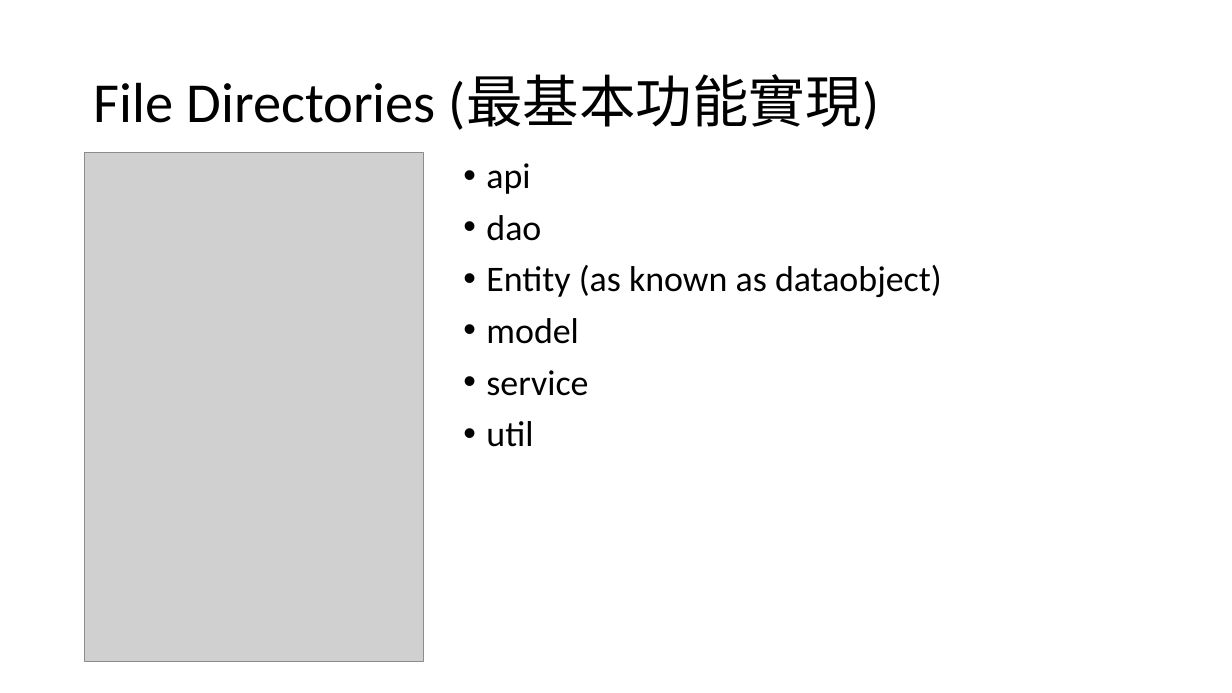
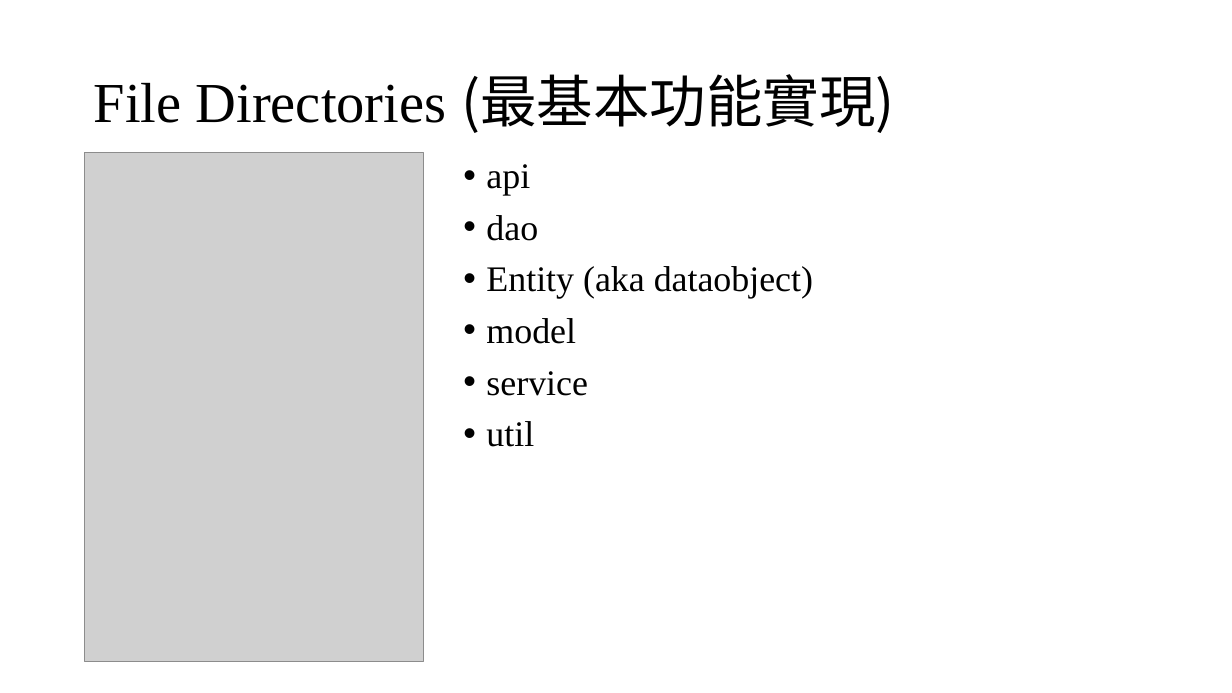
Before and after one commit to ariel055132/Spring, a slide deck: slide 9 of simpleLogin/SpringBoot用戶註冊登入功能.pptx (slide 8 before the commit). Drawn at 1232x693 pixels with LibreOffice and Linux fonts; fonts in the diff are those of the drawing; grey boxes stand for pictures. Boxes give left, top, right and bottom in pixels: in the first picture for what was removed or moved away, otherwise in the second. Text is boxed around its words. In the diff, an @@ line names an element or a change of style, - is before the commit and + after.

```diff
--- a/simpleLogin/SpringBoot用戶註冊登入功能.pptx
+++ b/simpleLogin/SpringBoot用戶註冊登入功能.pptx
@@ title "File Directories (最基本功能實現)" at bbox=[94, 74, 895, 133]: font Calibri to Times New Roman in "File Directories"; font Calibri to Noto Sans CJK TC in "(最基本功能實現)" @@
@@ text at bbox=[486, 164, 588, 447]: font Calibri to Times New Roman in "api", "dao", "model", "service" and 1 more places @@
@@ text at bbox=[486, 266, 813, 299]: text changed; font Calibri to Times New Roman @@
-• Entity (as known as dataobject)
+• Entity (aka dataobject)
```
Also in this commit, not shown: 8 other slides changed, 1 slide added.
